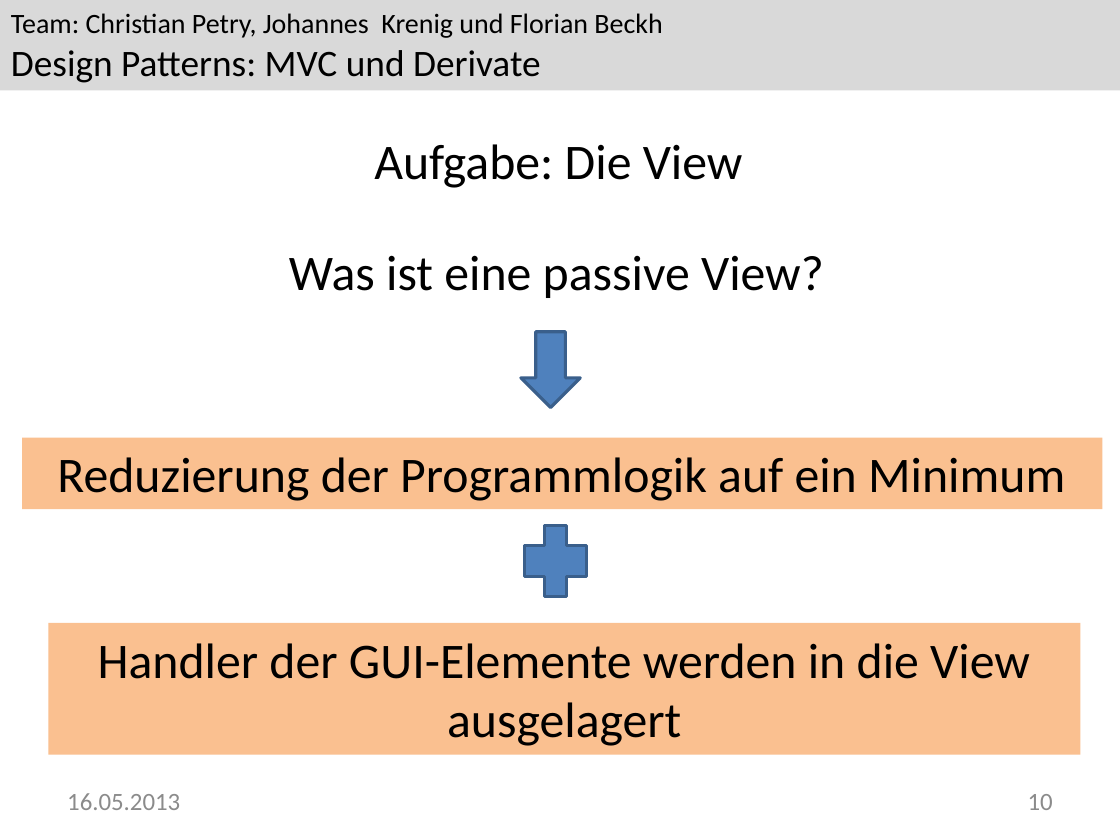
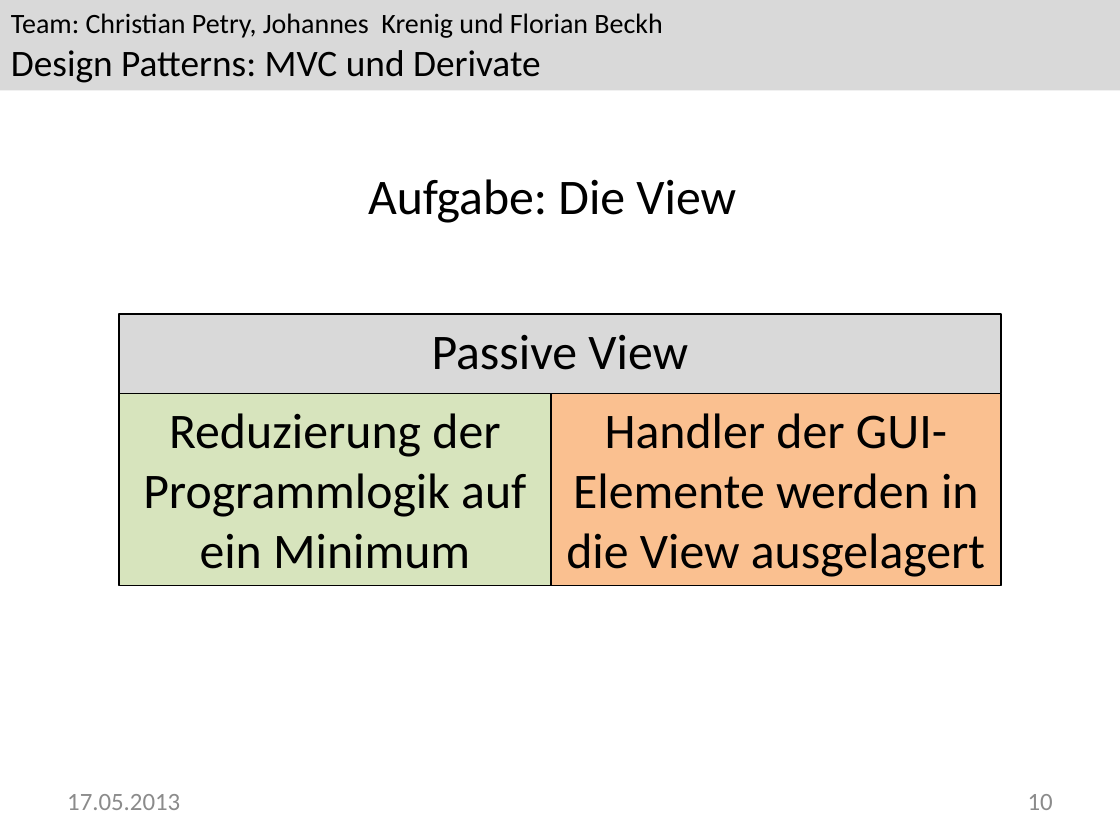
Before and after one commit to Greever/Design-Pattern-MVC, a slide deck: slide 10 of Dokumentation/Praesentation/Praesentation.pptx. Drawn at 1120x840 pixels with LibreOffice and Linux fonts; fonts in the diff are those of the drawing; background and template pictures are left out. Boxes give left, top, right and bottom in pixels: in the first picture for what was removed or moved away, otherwise in the second. Text is boxed around its words. In the diff, an @@ line names an element or a change of style, - is before the commit and + after.

```diff
--- a/Dokumentation/Praesentation/Praesentation.pptx
+++ b/Dokumentation/Praesentation/Praesentation.pptx
@@ title "Aufgabe: Die View": place and size @@
-title "Aufgabe: Die View" at <box>374,144,743,188</box>
+title "Aufgabe: Die View" at <box>368,179,736,223</box>
@@ text "Passive View": place and size @@
-text "Passive View" at <box>289,255,824,298</box>
+text "Passive View" at <box>119,315,1000,394</box>
@@ text "Passive View" at <box>119,315,1000,394</box>: fill none to #D9D9D9; outline none to #000000 1.25 pt @@
@@ text at <box>432,334,688,370</box>: text changed @@
-Was ist eine passive View?
+Passive View
@@ up arrow removed at <box>521,332,580,408</box> @@
@@ rectangle "Reduzierung der Programmlogik auf ein ...": place and size @@
-rectangle "Reduzierung der Programmlogik auf ein ..." at <box>22,438,1103,510</box>
+rectangle "Reduzierung der Programmlogik auf ein ..." at <box>119,393,551,586</box>
@@ rectangle "Reduzierung der Programmlogik auf ein ..." at <box>119,393,551,586</box>: fill #FAC090 to #D7E4BD; outline none to #000000 1 pt @@
@@ rectangle "Handler der GUI-Elemente werden in ...": place and size @@
-rectangle "Handler der GUI-Elemente werden in ..." at <box>48,623,1080,755</box>
+rectangle "Handler der GUI-Elemente werden in ..." at <box>551,393,1001,586</box>
@@ rectangle "Handler der GUI-Elemente werden in ..." at <box>551,393,1001,586</box>: outline none to #000000 1 pt @@
@@ plus removed at <box>525,525,587,596</box> @@
@@ text at <box>67,794,180,810</box>: text changed @@
-16.05.2013
+17.05.2013
```
Also in this commit, not shown: 13 other slides changed.
